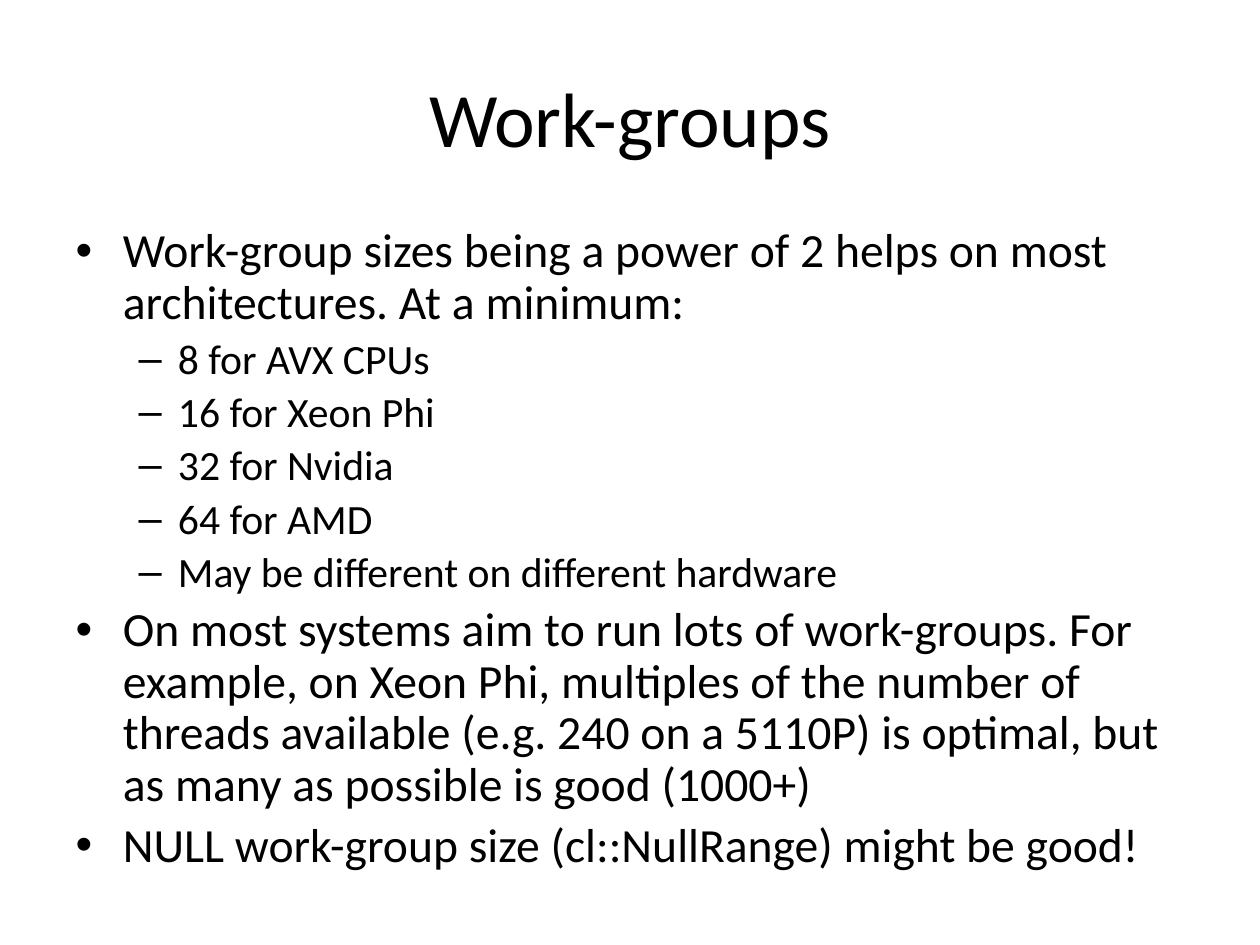
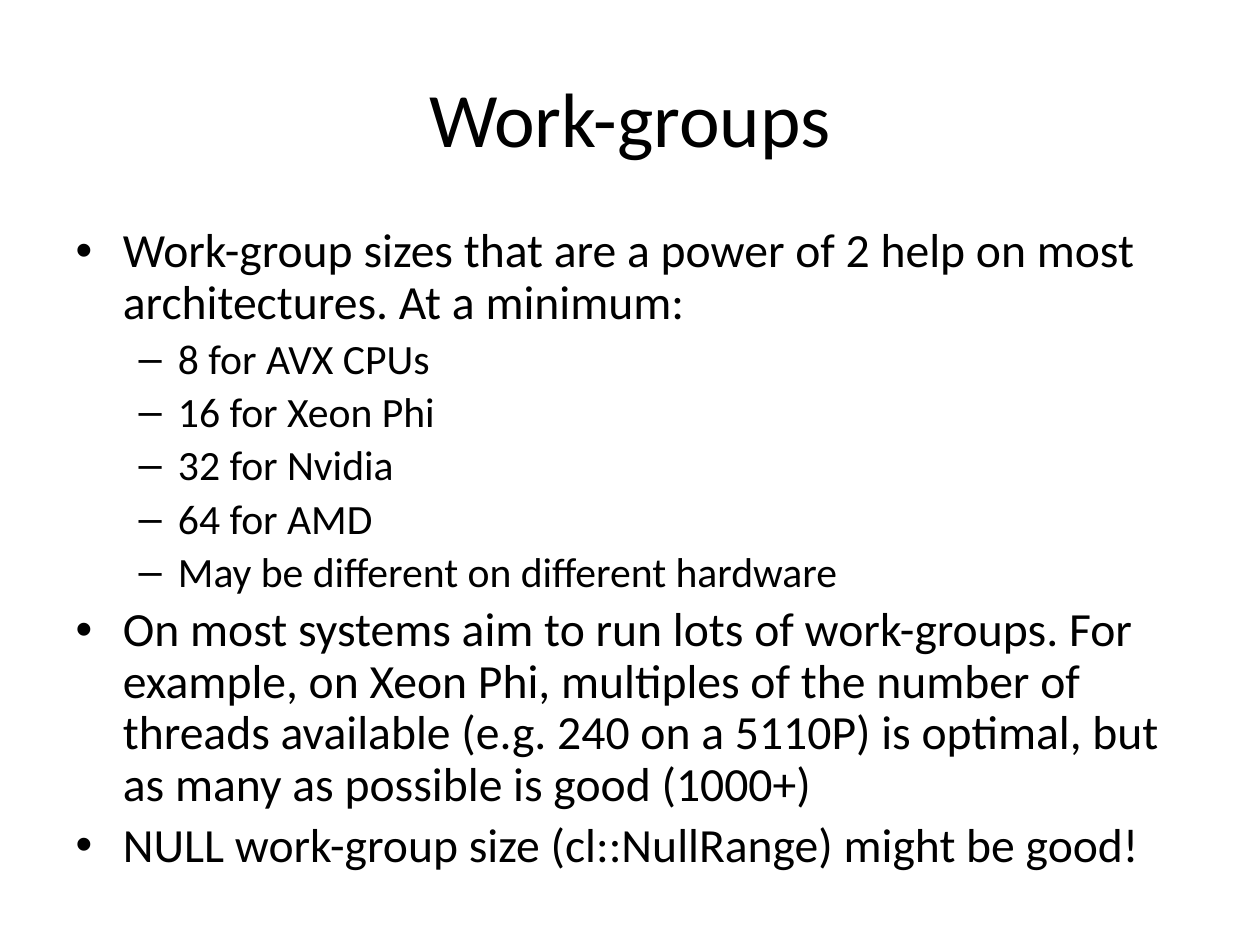
Before and after one commit to UoB-HPC/opencl-training-code, a slide deck: slide 56 of slides/advanced_part3.pptx. Drawn at 1260x945 pixels with LibreOffice and Linux fonts; fonts in the diff are those of the drawing. Boxes give left, top, right and bottom in pixels: in the first picture for what was removed or moved away, otherwise in the second. Text is boxed around its words. In the diff, an @@ line names an element or a change of style, - is before the commit and + after.

```diff
--- a/slides/advanced_part3.pptx
+++ b/slides/advanced_part3.pptx
@@ text at (123, 234, 1134, 320): text changed @@
-• Work-group sizes being a power of 2 helps on most architectures. At a minimum:
+• Work-group sizes that are a power of 2 help on most architectures. At a minimum:
```
Also in this commit, not shown: 4 other slides changed, 1 slide added.
